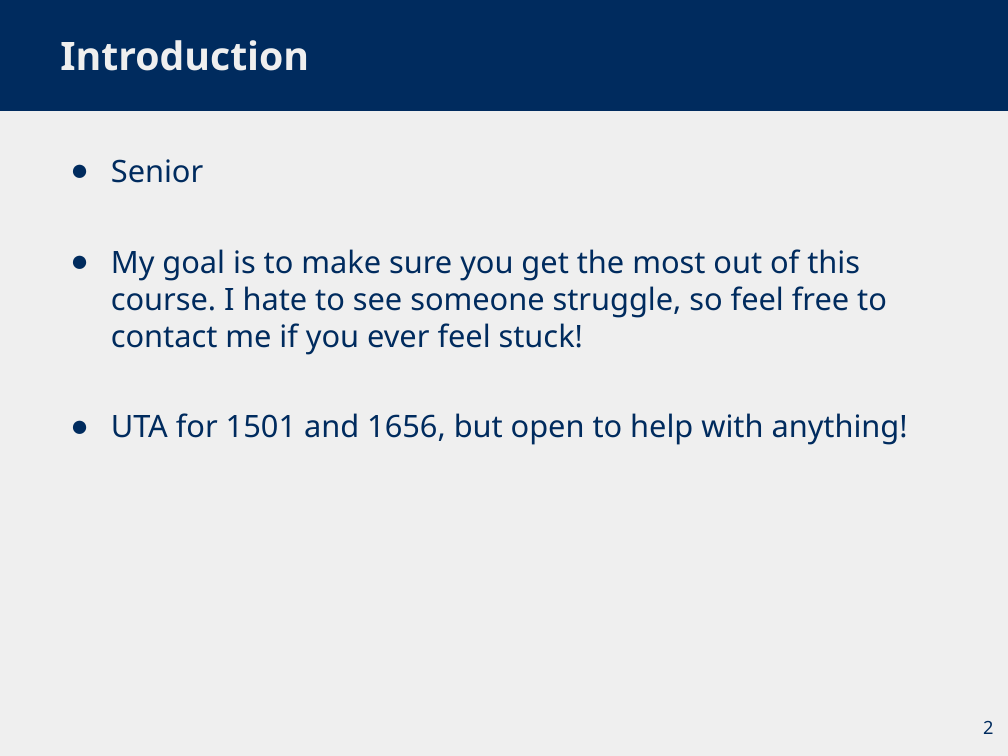
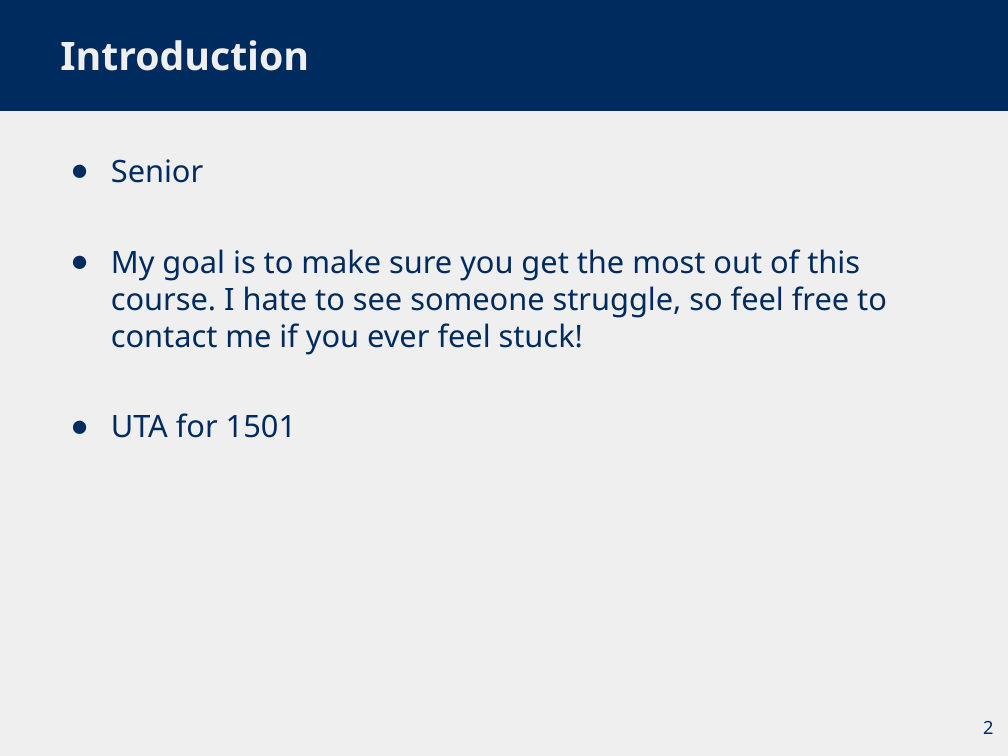
Before and after one commit to glu99331/glu99331.github.io, a slide deck: slide 2 of files/CS1501/recitation_1/git_crash_course.pptx. Drawn at 1008x756 pixels with LibreOffice and Linux fonts; fonts in the diff are those of the drawing. Boxes give left, top, right and bottom in pixels: in the first picture for what was removed or moved away, otherwise in the second. Text is boxed around its words. In the diff, an @@ line names an element or a change of style, - is before the commit and + after.

```diff
--- a/files/CS1501/recitation_1/git_crash_course.pptx
+++ b/files/CS1501/recitation_1/git_crash_course.pptx
@@ text at box(111, 413, 296, 438): text changed @@
-● UTA for 1501 and 1656, but open to help with anything!
+● UTA for 1501
```
Also in this commit, not shown: 3 other slides changed, 9 slides added, 2 other files.
